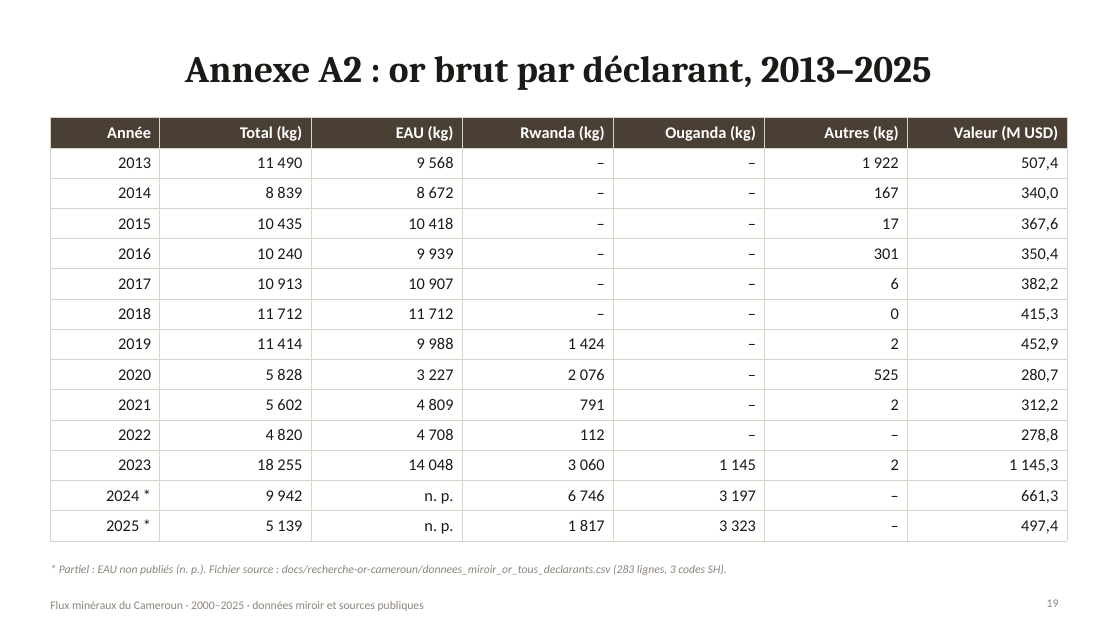
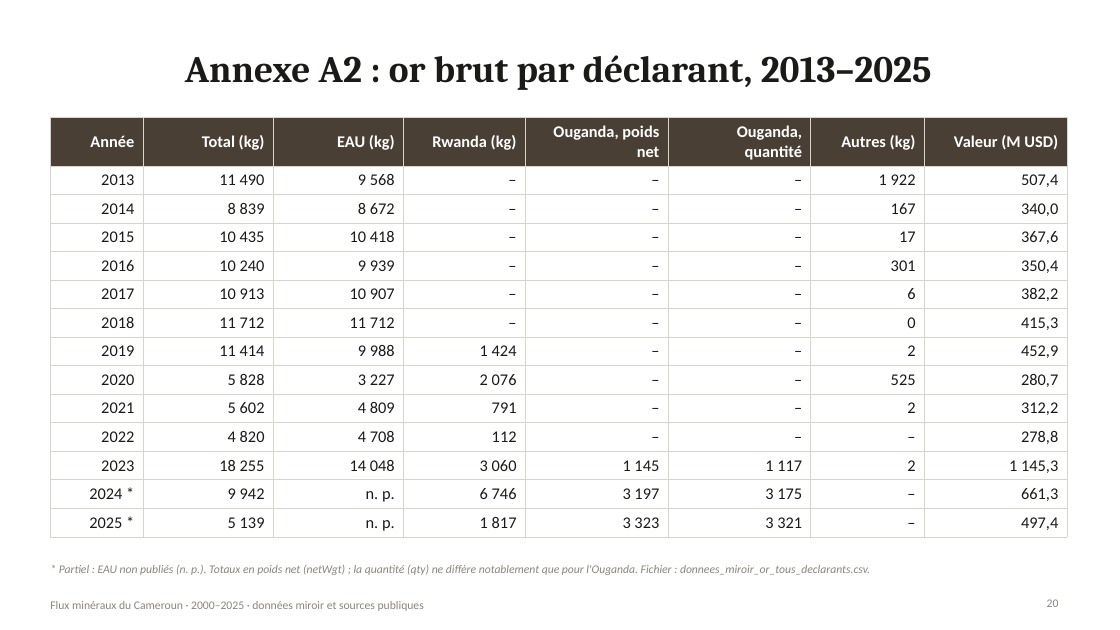
Before and after one commit to boujieka/Boujieka, a slide deck: slide 20 of docs/presentation/Flux_mineraux_Cameroun_2000-2025.pptx (slide 19 before the commit). Drawn at 1120x630 pixels with LibreOffice and Linux fonts; fonts in the diff are those of the drawing. Boxes give left, top, right and bottom in pixels: in the first picture for what was removed or moved away, otherwise in the second. Text is boxed around its words. In the diff, an @@ line names an element or a change of style, - is before the commit and + after.

```diff
--- a/docs/presentation/Flux_mineraux_Cameroun_2000-2025.pptx
+++ b/docs/presentation/Flux_mineraux_Cameroun_2000-2025.pptx
@@ table at <box>50,118,1067,535</box> @@
-column 5: Ouganda (kg) | – | – | – | – | – | – | – | – | – | – | 1 145 | 3 197 | 3 323
+column 5: Ouganda, poids net | – | – | – | – | – | – | – | – | – | – | 1 145 | 3 197 | 3 323
+column 6: Ouganda, quantité | – | – | – | – | – | – | – | – | – | – | 1 117 | 3 175 | 3 321
@@ text at <box>59,565,870,575</box>: text changed @@
-* Partiel : EAU non publiés (n. p.). Fichier source : docs/recherche-or-cameroun/donnees_miroir_or_tous_declarants.csv (283 lignes, 3 codes SH).
+* Partiel : EAU non publiés (n. p.). Totaux en poids net (netWgt) ; la quantité (qty) ne diffère notablement que pour l'Ouganda. Fichier : donnees_miroir_or_tous_declarants.csv.
@@ page number at <box>1047,599,1059,607</box>: text changed @@
-19
+20
```
Also in this commit, not shown: 8 other slides changed, 2 slides added, 4 other files.
